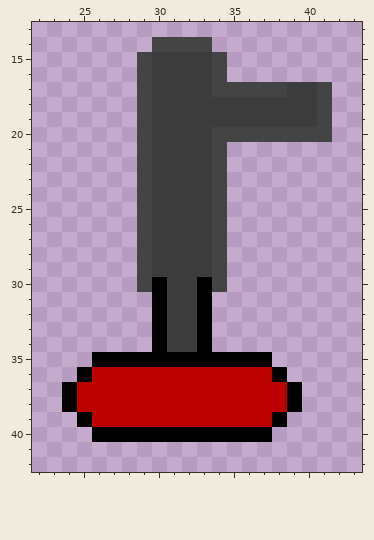
One commit to this pixel-art file: AsepriteAssets/Pressure Pump 5.aseprite. Above is the file before it was changed.
64x64 pixels, 1 frame. Colours within 5 levels of each other are drawn and written as one. Shown: x 22..43, y 13..42.
After:
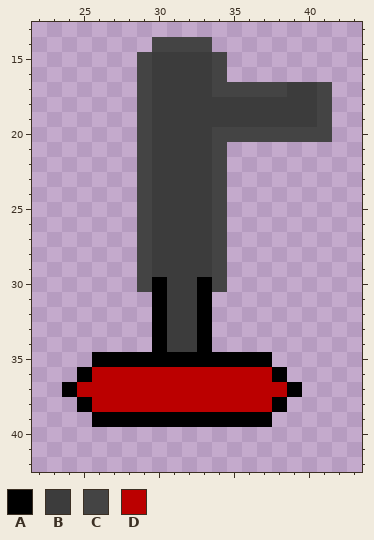
Palette (. is transparent): A #000000  B #3c3c3c  C #444444  D #bb0000
Change:
@@ x 22..43 @@
 37 ..ADDDDDDDDDDDDDDA....
-38 ..ADDDDDDDDDDDDDDA....
-39 ...ADDDDDDDDDDDDA.....
-40 ....AAAAAAAAAAAA......
+38 ...ADDDDDDDDDDDDA.....
+39 ....AAAAAAAAAAAA......
+40 ......................
 41 ......................
